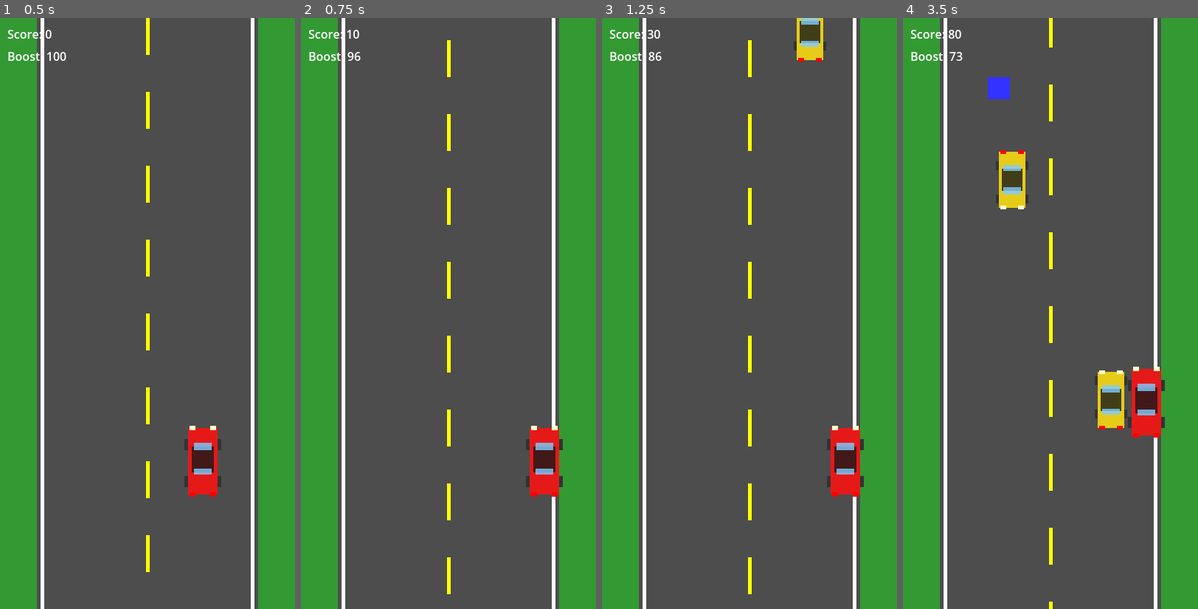
Above: before the commit, frames 1-4 (left to right).
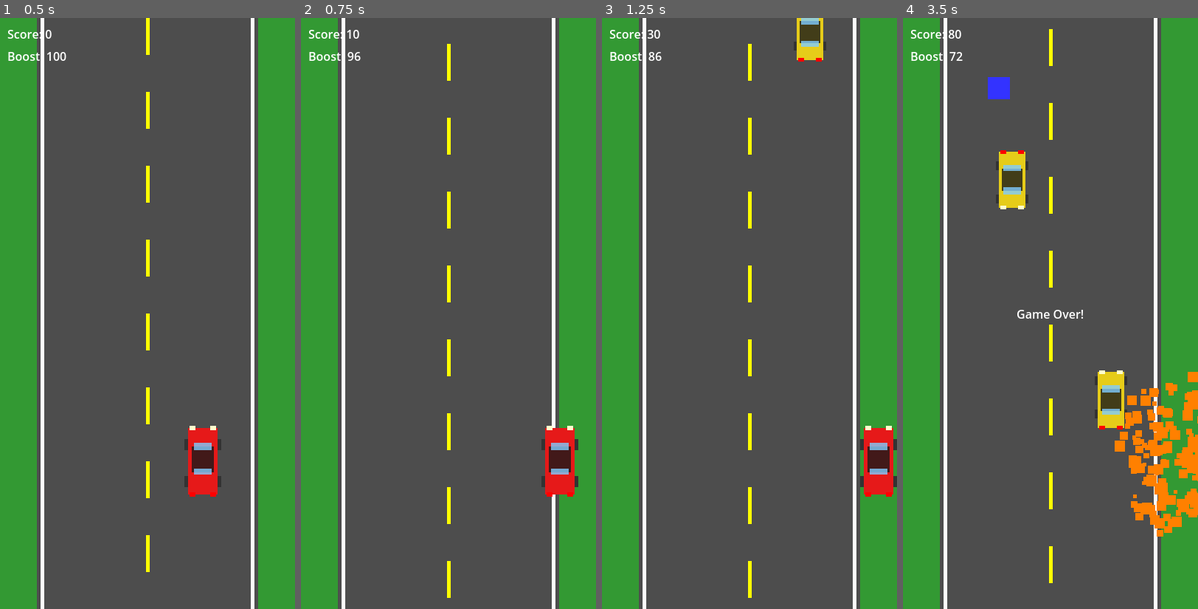
Above: after the commit, the same moments.

Repository: mischamarty/ngp
Game: Godot game, scene res://main.tscn
Two runs of this game, one before a commit and one after it. Both use one fixed random seed, a clock stepped at 60 frames per second and the inputs below. Sound files missing from this copy of the repository are replaced by a short silence.
Inputs:
- Up to frame 1 (0.5 s): no input
- Up to frame 2 (0.75 s): tap Enter at 0.5 s; hold Right (move_right) from 0.53 s (still down); hold Space (boost) from 0.53 s (still down)
- Up to frame 3 (1.25 s): keep holding Right (move_right); keep holding Space (boost)
- Up to frame 4 (3.5 s): release Right (move_right) at 1.28 s; release Space (boost) at 1.28 s; hold Down (move_down) 1.28-2.03 s; tap Space (boost) at 1.35, 2.85 s; hold Right (move_right) 2.03-2.78 s; hold Space (boost) 2.03-2.78 s; hold Up (move_up) from 2.78 s (still down)

Frame 1 is identical in both runs. In frame 2, 1.7% of the frame differs, in the area x 49-94%, y 3-99%; in frame 3, 2.5%; in frame 4, 4.8%, in the area x 18-100%, y 0-100%.

Commit message:
feat: Add physics bouncing, explosions, and sound effects
- Upgrades Player, Enemy, and Police to CharacterBody2D.
- Implements kinematic bouncing using move_and_slide when vehicles collide.
- Generates procedural audio files (bounce, boost, explosion, siren) and hooks them up to events.
- Adds grass-based obstacles (bombs/barricades) that explode and deal damage on impact.
- Expands bounds to allow shoving cars onto the grass shoulder.

Co-authored-by: mischamarty <13179761+mischamarty@users.noreply.github.com>

Diff:
--- a/boost.gd
+++ b/boost.gd
@@ -13,3 +13,22 @@
 
 	if position.y > 900:
 		queue_free()
+
+func _on_body_entered(body):
+	if body.name == "Player":
+		body.add_boost(30)
+		if position.x < 195 and body.has_user_signal("wrong_lane_boost_collected"):
+			body.emit_signal("wrong_lane_boost_collected")
+		elif position.x < 195:
+			# Fallback if signal isn't registered via has_user_signal for built-in
+			body.emit_signal("wrong_lane_boost_collected")
+
+		# Play sound
+		var audio = AudioStreamPlayer.new()
+		audio.stream = preload("res://boost.wav")
+		# Connect to finished signal to automatically free the audio node
+		audio.connect("finished", Callable(audio, "queue_free"))
+		get_parent().add_child(audio)
+		audio.play()
+		# delete self now
+		queue_free()
--- a/boost.tscn
+++ b/boost.tscn
@@ -17,3 +17,5 @@
 
 [node name="CollisionShape2D" type="CollisionShape2D" parent="."]
 shape = SubResource("CircleShape2D_boost")
+
+[connection signal="body_entered" from="." to="." method="_on_body_entered"]
--- a/enemy.gd
+++ b/enemy.gd
@@ -1,21 +1,32 @@
-extends Area2D
+extends CharacterBody2D
 
 var speed = 200.0
 var direction = 1
 var main_node = null
+var bounce_velocity = Vector2.ZERO
 
-func _process(delta):
+func apply_bounce(b_vel):
+	bounce_velocity = b_vel
+
+func _physics_process(delta):
 	var player_speed = 300.0
-	if main_node and main_node.has_node("Player") and not main_node.game_over:
+	var forward_movement = 0.0
+	if main_node and main_node.has_node("Player") and main_node.game_over == false:
 		player_speed = main_node.get_node("Player").speed
 
 	if rotation == 0:
-		# Oncoming traffic: speed of car + speed of road (player speed)
-		position.y += (speed + player_speed) * delta
+		# Oncoming traffic
+		forward_movement = (speed + player_speed)
 	else:
-		# Same direction traffic: road speed (player speed) - car speed
-		position.y += (player_speed - speed) * delta
+		# Same direction traffic
+		forward_movement = (player_speed - speed)
+
+	# Recover from bounce
+	bounce_velocity = bounce_velocity.lerp(Vector2.ZERO, 5 * delta)
+
+	velocity = Vector2(0, forward_movement) + bounce_velocity
+	move_and_slide()
 
 	# Despawn if off-screen (bottom or top)
-	if position.y > 950 or position.y < -200:
+	if position.y > 1050 or position.y < -300 or position.x < -100 or position.x > 500:
 		queue_free()
--- a/enemy.tscn
+++ b/enemy.tscn
@@ -5,7 +5,7 @@
 [sub_resource type="RectangleShape2D" id="RectangleShape2D_enemy"]
 size = Vector2(40, 80)
 
-[node name="Enemy" type="Area2D" groups=["enemies"]]
+[node name="Enemy" type="CharacterBody2D" groups=["enemies"]]
 script = ExtResource("1_enemy")
 
 [node name="Visuals" type="Node2D" parent="."]
--- /dev/null
+++ b/explosion.gd
@@ -0,0 +1,9 @@
+extends Node2D
+
+func _ready():
+	$CPUParticles2D.emitting = true
+	$AudioStreamPlayer.stream = preload("res://explosion.wav")
+	$AudioStreamPlayer.play()
+
+func _on_timer_timeout():
+	queue_free()
--- /dev/null
+++ b/explosion.tscn
@@ -0,0 +1,33 @@
+[gd_scene load_steps=2 format=3 uid="uid://bexplosionxxx"]
+
+[ext_resource type="Script" path="res://explosion.gd" id="1_explosion"]
+
+[node name="Explosion" type="Node2D"]
+script = ExtResource("1_explosion")
+
+[node name="CPUParticles2D" type="CPUParticles2D" parent="."]
+emitting = false
+amount = 100
+lifetime = 0.5
+one_shot = true
+explosiveness = 1.0
+emission_shape = 1
+emission_sphere_radius = 5.0
+direction = Vector2(0, 0)
+spread = 180.0
+gravity = Vector2(0, 0)
+initial_velocity_min = 100.0
+initial_velocity_max = 300.0
+scale_amount_min = 5.0
+scale_amount_max = 15.0
+color = Color(1, 0.5, 0, 1)
+
+[node name="AudioStreamPlayer" type="AudioStreamPlayer" parent="."]
+autoplay = true
+
+[node name="Timer" type="Timer" parent="."]
+wait_time = 1.0
+one_shot = true
+autostart = true
+
+[connection signal="timeout" from="Timer" to="." method="_on_timer_timeout"]
--- a/main.gd
+++ b/main.gd
@@ -3,6 +3,7 @@
 var enemy_scene = preload("res://enemy.tscn")
 var boost_scene = preload("res://boost.tscn")
 var police_scene = preload("res://police.tscn")
+var obstacle_scene = preload("res://obstacle.tscn")
 
 var score = 0
 var game_over = false
@@ -14,6 +15,7 @@
 func _ready():
 	$EnemySpawnTimer.start()
 	$BoostSpawnTimer.start()
+	$ObstacleSpawnTimer.start()
 	$ScoreTimer.start()
 	$UI/GameOverLabel.hide()
 	$UI/ScoreLabel.text = "Score: " + str(score)
@@ -74,6 +76,18 @@
 	boost.main_node = self
 	add_child(boost)
 
+func _on_obstacle_spawn_timer_timeout():
+	if game_over: return
+	var obs = obstacle_scene.instantiate()
+	var side = randi() % 2
+	if side == 0:
+		obs.position = Vector2(randf_range(10, 40), -50) # Left grass
+	else:
+		obs.position = Vector2(randf_range(360, 390), -50) # Right grass
+
+	obs.main_node = self
+	add_child(obs)
+
 func _on_score_timer_timeout():
 	if game_over: return
 	score += 10
@@ -85,11 +99,19 @@
 	if game_over: return
 	game_over = true
 	$Player.hide()
-	$Player.set_deferred("monitoring", false)
+	$Player.set_physics_process(false)
 	$UI/GameOverLabel.show()
 	$EnemySpawnTimer.stop()
 	$BoostSpawnTimer.stop()
+	$ObstacleSpawnTimer.stop()
 	$ScoreTimer.stop()
+
+	# Spawn explosion on player
+	var explosion_scene = load("res://explosion.tscn")
+	if explosion_scene:
+		var explosion = explosion_scene.instantiate()
+		explosion.position = $Player.position
+		add_child(explosion)
 
 func _on_player_boost_changed(amount):
 	$UI/BoostLabel.text = "Boost: " + str(int(amount))
--- a/main.tscn
+++ b/main.tscn
@@ -46,6 +46,9 @@
 [node name="BoostSpawnTimer" type="Timer" parent="."]
 wait_time = 3.0
 
+[node name="ObstacleSpawnTimer" type="Timer" parent="."]
+wait_time = 2.0
+
 [node name="ScoreTimer" type="Timer" parent="."]
 wait_time = 0.5
 
@@ -85,4 +88,5 @@
 [connection signal="wrong_lane_boost_collected" from="Player" to="." method="_on_player_wrong_lane_boost_collected"]
 [connection signal="timeout" from="EnemySpawnTimer" to="." method="_on_enemy_spawn_timer_timeout"]
 [connection signal="timeout" from="BoostSpawnTimer" to="." method="_on_boost_spawn_timer_timeout"]
+[connection signal="timeout" from="ObstacleSpawnTimer" to="." method="_on_obstacle_spawn_timer_timeout"]
 [connection signal="timeout" from="ScoreTimer" to="." method="_on_score_timer_timeout"]
--- /dev/null
+++ b/obstacle.gd
@@ -0,0 +1,31 @@
+extends Area2D
+
+var speed = 0.0 # Stationary on grass
+var main_node = null
+
+func _process(delta):
+	var player_speed = 300.0
+	if main_node and main_node.has_node("Player") and not main_node.game_over:
+		player_speed = main_node.get_node("Player").speed
+
+	position.y += player_speed * delta
+
+	if position.y > 900:
+		queue_free()
+
+func _on_body_entered(body):
+	if body.name == "Player" or body.is_in_group("enemies"):
+		# Spawn explosion
+		var explosion_scene = load("res://explosion.tscn")
+		if explosion_scene:
+			var explosion = explosion_scene.instantiate()
+			explosion.position = position
+			get_parent().add_child(explosion)
+
+		# Damage the entity
+		if body.name == "Player" and body.has_signal("hit"):
+			body.emit_signal("hit")
+		elif body.is_in_group("enemies"):
+			body.queue_free()
+
+		queue_free()
--- /dev/null
+++ b/obstacle.tscn
@@ -0,0 +1,49 @@
+[gd_scene load_steps=3 format=3 uid="uid://bobstaclexxx"]
+
+[ext_resource type="Script" path="res://obstacle.gd" id="1_obstacle"]
+
+[sub_resource type="CircleShape2D" id="CircleShape2D_obstacle"]
+radius = 20.0
+
+[node name="Obstacle" type="Area2D"]
+script = ExtResource("1_obstacle")
+
+[node name="ColorRect" type="ColorRect" parent="."]
+offset_left = -20.0
+offset_top = -20.0
+offset_right = 20.0
+offset_bottom = 20.0
+color = Color(0.2, 0.2, 0.2, 1)
+
+[node name="Spike1" type="ColorRect" parent="."]
+offset_left = -5.0
+offset_top = -25.0
+offset_right = 5.0
+offset_bottom = -20.0
+color = Color(0.8, 0.2, 0.2, 1)
+
+[node name="Spike2" type="ColorRect" parent="."]
+offset_left = -5.0
+offset_top = 20.0
+offset_right = 5.0
+offset_bottom = 25.0
+color = Color(0.8, 0.2, 0.2, 1)
+
+[node name="Spike3" type="ColorRect" parent="."]
+offset_left = -25.0
+offset_top = -5.0
+offset_right = -20.0
+offset_bottom = 5.0
+color = Color(0.8, 0.2, 0.2, 1)
+
+[node name="Spike4" type="ColorRect" parent="."]
+offset_left = 20.0
+offset_top = -5.0
+offset_right = 25.0
+offset_bottom = 5.0
+color = Color(0.8, 0.2, 0.2, 1)
+
+[node name="CollisionShape2D" type="CollisionShape2D" parent="."]
+shape = SubResource("CircleShape2D_obstacle")
+
+[connection signal="body_entered" from="." to="." method="_on_body_entered"]
--- a/player.gd
+++ b/player.gd
@@ -1,4 +1,4 @@
-extends Area2D
+extends CharacterBody2D
 
 const BASE_SPEED = 300.0
 const BOOST_SPEED_MULTIPLIER = 2.0
@@ -17,19 +17,25 @@
 func _ready():
 	screen_size = get_viewport_rect().size
 
-func _process(delta):
-	var velocity = Vector2.ZERO
+	# Add AudioStreamPlayer for bounce
+	var audio = AudioStreamPlayer.new()
+	audio.name = "BounceSound"
+	audio.stream = preload("res://bounce.wav")
+	add_child(audio)
+
+func _physics_process(delta):
+	var input_vector = Vector2.ZERO
 	if Input.is_action_pressed("move_right"):
-		velocity.x += 1
+		input_vector.x += 1
 	if Input.is_action_pressed("move_left"):
-		velocity.x -= 1
+		input_vector.x -= 1
 	if Input.is_action_pressed("move_down"):
-		velocity.y += 1
+		input_vector.y += 1
 	if Input.is_action_pressed("move_up"):
-		velocity.y -= 1
+		input_vector.y -= 1
 
-	if velocity.length() > 0:
-		velocity = velocity.normalized()
+	if input_vector.length() > 0:
+		input_vector = input_vector.normalized()
 
 	var is_boosting = Input.is_action_pressed("boost") and boost_level > 0
 
@@ -44,21 +50,34 @@
 
 	emit_signal("boost_changed", boost_level)
 
-	position += velocity * speed * delta
-	position.x = clamp(position.x, 70, 330) # Keep within road bounds (50-350 with margin)
+	# Apply normal movement target, but allow velocity to carry bounce momentum
+	# If input is provided, smoothly transition back to input control
+	if input_vector != Vector2.ZERO:
+		velocity = velocity.lerp(input_vector * speed, 10 * delta)
+	else:
+		velocity = velocity.lerp(Vector2.ZERO, 5 * delta)
+
+	move_and_slide()
+
+	for i in get_slide_collision_count():
+		var collision = get_slide_collision(i)
+		var collider = collision.get_collider()
+		if collider and collider.is_in_group("enemies"):
+			# Bounce logic
+			var bounce_dir = collision.get_normal()
+			velocity = bounce_dir * 500 # bounce force
+			if collider.has_method("apply_bounce"):
+				collider.apply_bounce(-bounce_dir * 500)
+
+			if not $BounceSound.playing:
+				$BounceSound.play()
+
+	# clamp to grass/road area. Grass is 0-50, 350-400. Road is 50-350.
+	# Allow player to be pushed onto grass, but bounded by screen (25 to 375 with margin)
+	position.x = clamp(position.x, 25, 375)
 	position.y = clamp(position.y, 50, screen_size.y - 50)
 
 func add_boost(amount):
 	boost_level = min(boost_level + amount, MAX_BOOST)
 
-func _on_body_entered(body):
-	emit_signal("hit")
-
-func _on_area_entered(area):
-	if area.is_in_group("enemies"):
-		emit_signal("hit")
-	elif area.is_in_group("boosts"):
-		add_boost(30)
-		if position.x < 195:
-			emit_signal("wrong_lane_boost_collected")
-		area.queue_free()
+# Area signals were removed, boosts are now handled by boost.gd's body_entered
--- a/player.tscn
+++ b/player.tscn
@@ -5,7 +5,7 @@
 [sub_resource type="RectangleShape2D" id="RectangleShape2D_xxx"]
 size = Vector2(50, 100)
 
-[node name="Player" type="Area2D"]
+[node name="Player" type="CharacterBody2D"]
 script = ExtResource("1_xxx")
 
 [node name="Visuals" type="Node2D" parent="."]
@@ -96,6 +96,3 @@
 
 [node name="CollisionShape2D" type="CollisionShape2D" parent="."]
 shape = SubResource("RectangleShape2D_xxx")
-
-[connection signal="area_entered" from="." to="." method="_on_area_entered"]
-[connection signal="body_entered" from="." to="." method="_on_body_entered"]
--- a/police.gd
+++ b/police.gd
@@ -1,26 +1,38 @@
-extends Area2D
+extends CharacterBody2D
 
 var speed = 400.0 # Much faster than the player
 var main_node = null
 var is_siren_red = true
+var bounce_velocity = Vector2.ZERO
+
+func apply_bounce(b_vel):
+	bounce_velocity = b_vel
 
 func _ready():
-	# Wait for the timer to connect
-	pass
+	var siren_audio = AudioStreamPlayer.new()
+	siren_audio.name = "SirenSound"
+	siren_audio.stream = preload("res://siren.wav")
+	siren_audio.volume_db = -10.0
+	add_child(siren_audio)
 
-func _process(delta):
+func _physics_process(delta):
 	var player_speed = 300.0
 	if main_node and main_node.has_node("Player") and not main_node.game_over:
 		player_speed = main_node.get_node("Player").speed
 
-	# Police car comes from behind, so it's in the same direction but faster
-	# It moves up the screen faster than the road goes down
-	position.y += (player_speed - speed) * delta
+	var forward_movement = (player_speed - speed)
 
-	if position.y < -150: # Destroy when it gets far ahead
+	bounce_velocity = bounce_velocity.lerp(Vector2.ZERO, 5 * delta)
+	velocity = Vector2(0, forward_movement) + bounce_velocity
+	move_and_slide()
+
+	if position.y < -150 or position.y > 1050 or position.x < -100 or position.x > 500: # Destroy when it gets far ahead or knocked off screen
 		queue_free()
 
 func _on_siren_timer_timeout():
+	if has_node("SirenSound") and not $SirenSound.playing:
+		$SirenSound.play()
+
 	is_siren_red = !is_siren_red
 	if is_siren_red:
 		$Visuals/SirenLeft.color = Color(1, 0, 0, 1) # Red
--- a/police.tscn
+++ b/police.tscn
@@ -5,7 +5,7 @@
 [sub_resource type="RectangleShape2D" id="RectangleShape2D_police"]
 size = Vector2(40, 80)
 
-[node name="Police" type="Area2D" groups=["enemies"]]
+[node name="Police" type="CharacterBody2D" groups=["enemies"]]
 script = ExtResource("1_police")
 
 [node name="Visuals" type="Node2D" parent="."]
Not shown, added: boost.wav
Not shown, added: bounce.wav
Not shown, added: explosion.wav
Not shown, added: siren.wav
